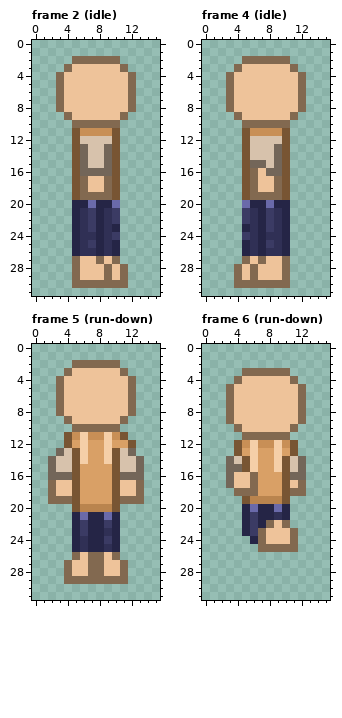
Edited in one commit: pixel-art file (Shroomfall/entity/player/player.aseprite). Above: the version before the commit.
16x32 pixels, 36 frames. Colours within 5 levels of each other are drawn and written as one. Shown: frame 2 (idle), frame 4 (idle), frame 5 (run-down), frame 6 (run-down). The commit also changed other frames, which this record leaves out.
The result:
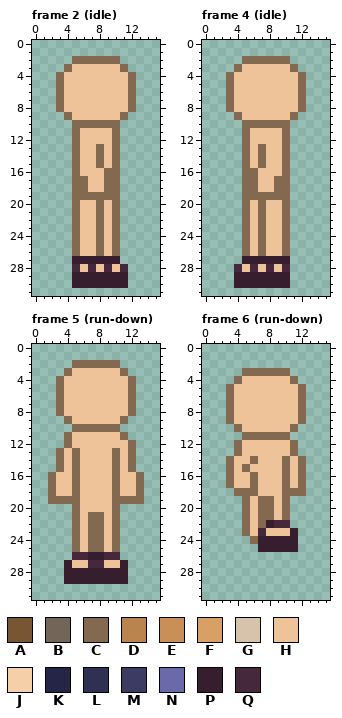
Palette (. is transparent): A #785533  B #736659  C #826950  D #b9844e  E #c88f56  F #d9a066  G #d7c2ac  H #eec39a  J #f5cfa8  K #252546  L #303055  M #3b3b64  N #6a6aaa  P #371e2f  Q #45283c
What changed:
layer "shoe/sandal" now shown
layer "pant/jean" now hidden
layer "shirt/hoodie" now hidden
Changed rows in their new state; - is an unchanged pixel.
Frame 2 (idle):
first column x 5:
11 CHHHHC-
12 CHHHHC-
13 CHHCHC-
14 CHHCHC-
15 CHHCHC-
16 CHHHCC-
17 C----C-
18 C----C-
19 C----C-
20 CHHCHC-
21 CHHCHC-
22 CHHCHC-
23 CHHCHC-
24 CHHCHC-
25 CHHCHC-
26 CHHCHC-
27 PPPPPP-
28 Q-Q-Q-Q
29 PPPPPPP
30 PPPPPPP
Frame 4 (idle):
first column x 4:
11 -CHHHHC
12 -CHHHHC
13 -CHCHHC
14 -CHCHHC
15 -CHCHHC
16 -C--HHC
17 -C----C
18 -C----C
19 -C----C
20 -CHCHHC
21 -CHCHHC
22 -CHCHHC
23 -CHCHHC
24 -CHCHHC
25 -CHCHHC
26 -CHCHHC
27 -PPPPPP
28 Q-Q-Q-Q
29 PPPPPPP
30 PPPPPPP
Frame 5 (run-down):
first column x 2:
11 --CHHHHHHC--
12 --CHHHHHHHC-
13 -CHCHHHHCHC-
14 .CHCHHHHCHC.
15 .CHCHHHHCHC.
16 CHHCHHHHCHHC
17 ---CHHHHC---
18 ---CHHHHC---
19 ---CHHHHC---
20 ---CHHHHC---
21 ---CHCCHC---
22 ---CHCCHC---
23 ---CHCCHC---
24 ---CHCCHC---
25 ---CHCCHC---
26 ---QQPPQQ---
27 --P--QQ--P--
28 --PPPPPPPP--
29 --PPPPPPPP--
Frame 6 (run-down):
first column x 3:
12 -CHHHHHHC-
13 -CHHHHHHC-
14 CHHCHHHCHC
15 CHCHHHHCHC
16 C---HHHCHC
17 C---HHHC--
18 ----HHHC--
19 --CHCCHC--
20 --CHCCHC--
21 --CHCCHC--
22 --CHCPQQ--
23 --CHQ---P-
24 ---CPPPPP-
25 ----PPPPP-
Where, in picture pixels (left, top, right, bottom), the same in both pictures:
changed: (72, 128, 128, 288)
changed: (234, 128, 290, 288)
changed: (48, 432, 144, 584)
changed: (226, 440, 306, 552)
